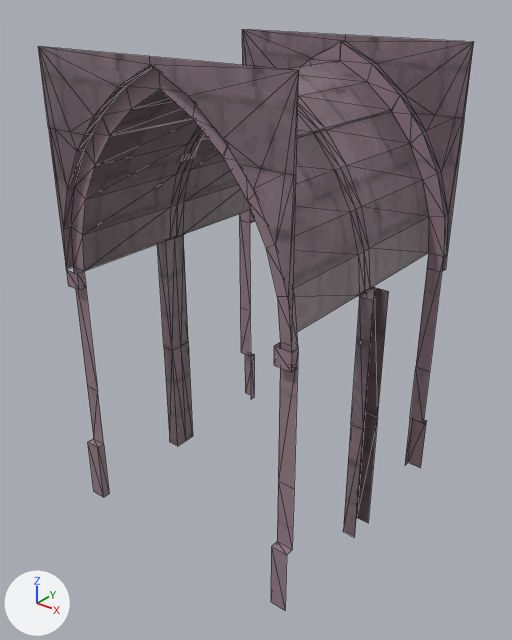
Before and after pictures for a commit that changed the glTF model assets/models/door_frame_normal_b.glb.
Before and after are seen from a 50 mm camera at (3.03, -3.86, 3.9) aimed at (0.02, -0.1, 1.57). Lighting does not change. The marker at lower left points along +X, +Y and +Z. The picture after the commit comes second. Mesh edges are drawn as thin lines. Vertices at exactly the same position are counted once.

Objects in the first picture: 'portal_back', 'portal_front'.
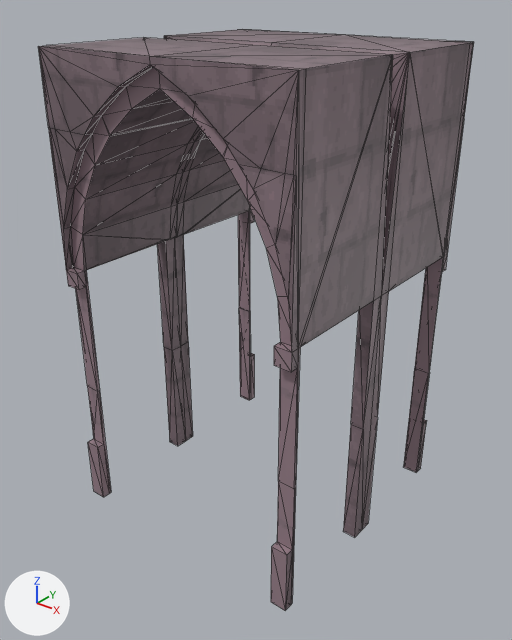
What changed in the scene script:
```text
Change me_portal_back:
    used by ob_portal_back; location = (0.0, 0.0, 0.0)
    remove me_portal_back.from_pydata(...)  # 137 vertices, 194 faces; spans x -1.0..1.0, y 0.0..1.0, z 0.0..3.5
    add me_portal_back.from_pydata(...)  # 157 vertices, 314 faces; spans x -1.0..1.0, y 0.0..1.0, z 0.0..3.5
    me_portal_back part 1
    3 vertices are removed from x 0.0, y 0.0..0.94, z 3.32
    16 faces are deleted
    23 vertices are added at x -1.0..1.0, y 0.0..0.94, z 0.0..3.5
    136 new faces join them
Change me_portal_front:
    used by ob_portal_front; location = (0.0, 0.0, 0.0)
    remove me_portal_front.from_pydata(...)  # 137 vertices, 194 faces; spans x -1.0..1.0, y -1.0..0.0, z 0.0..3.5
    add me_portal_front.from_pydata(...)  # 157 vertices, 314 faces; spans x -1.0..1.0, y -1.0..0.0, z 0.0..3.5
    me_portal_front part 2
    3 vertices are removed from x 0.0, y -0.94..0.0, z 3.32
    16 faces are deleted
    23 vertices are added at x -1.0..1.0, y -0.94..0.0, z 0.0..3.5
    136 new faces join them
```

Changed parts and their boxes (x1, y1, x2, y2) in the pictures (512 x 640 px):
'portal_front', reshaped: before (38, 46, 373, 610); after (38, 37, 393, 611)
'portal_back', reshaped: before (175, 29, 474, 523); after (164, 29, 474, 529)
part 1 of me_portal_back, built on: before (183, 42, 444, 372); after (164, 29, 474, 529)
part 2 of me_portal_front, built on: before (73, 67, 367, 489); after (42, 37, 393, 611)
